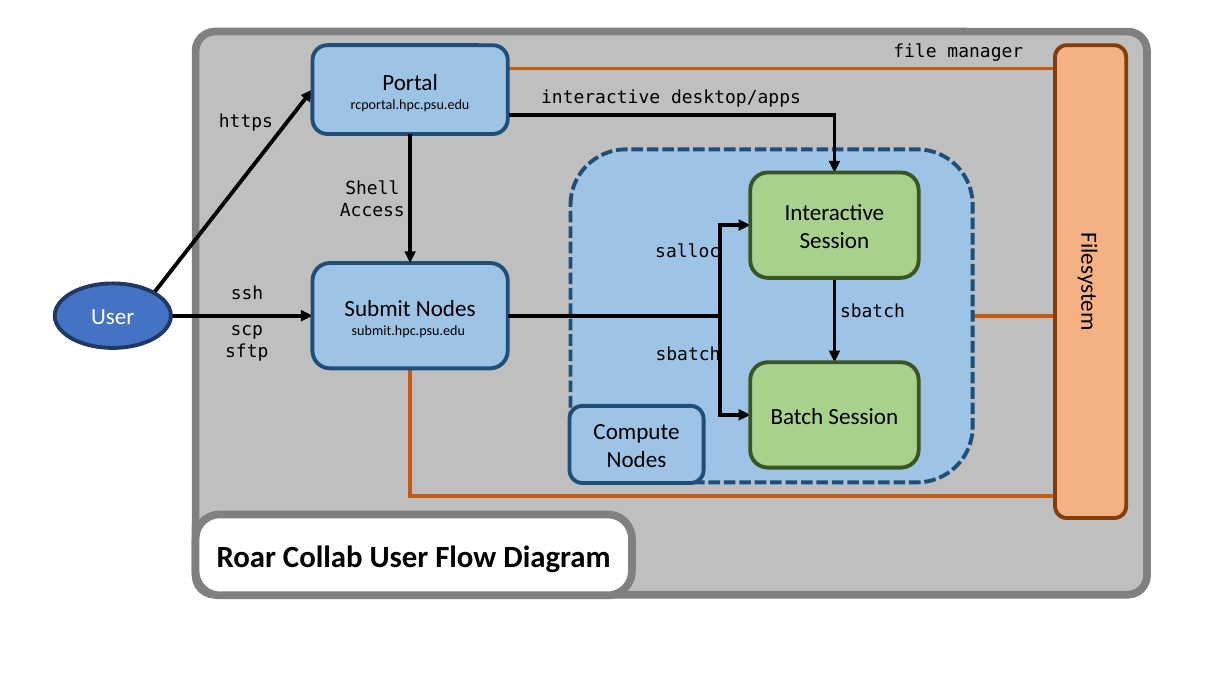
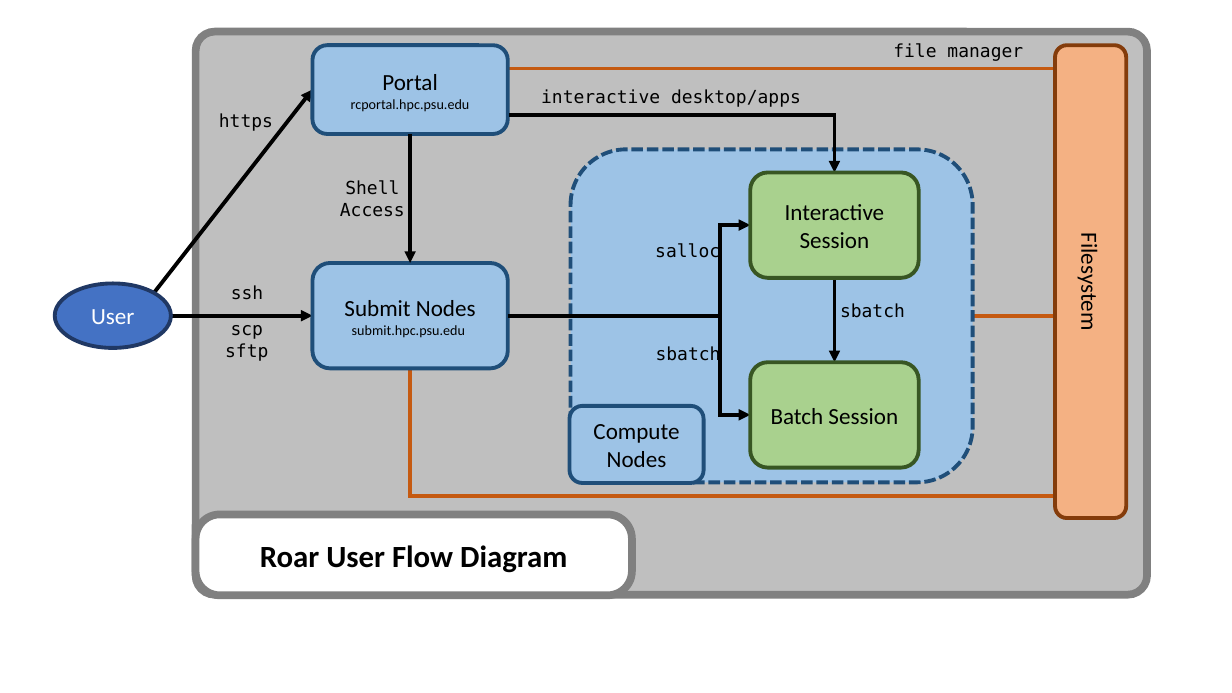
Before and after one commit to stmilne/icds_docs_v2, a slide deck: slide 2 of docs/img/icds_docs_images.pptx. Drawn at 1232x693 pixels with LibreOffice and Linux fonts; fonts in the diff are those of the drawing; background and template pictures are left out. Boxes give left, top, right and bottom in pixels: in the first picture for what was removed or moved away, otherwise in the second. Text is boxed around its words. In the diff, an @@ line names an element or a change of style, - is before the commit and + after.

Commit message:
remove Collab, typos

```diff
--- a/docs/img/icds_docs_images.pptx
+++ b/docs/img/icds_docs_images.pptx
@@ text in rounded rectangle at (260, 545, 567, 573): text changed @@
-Roar Collab User Flow Diagram
+Roar User Flow Diagram
```
Also in this commit, not shown: 10 other files.
